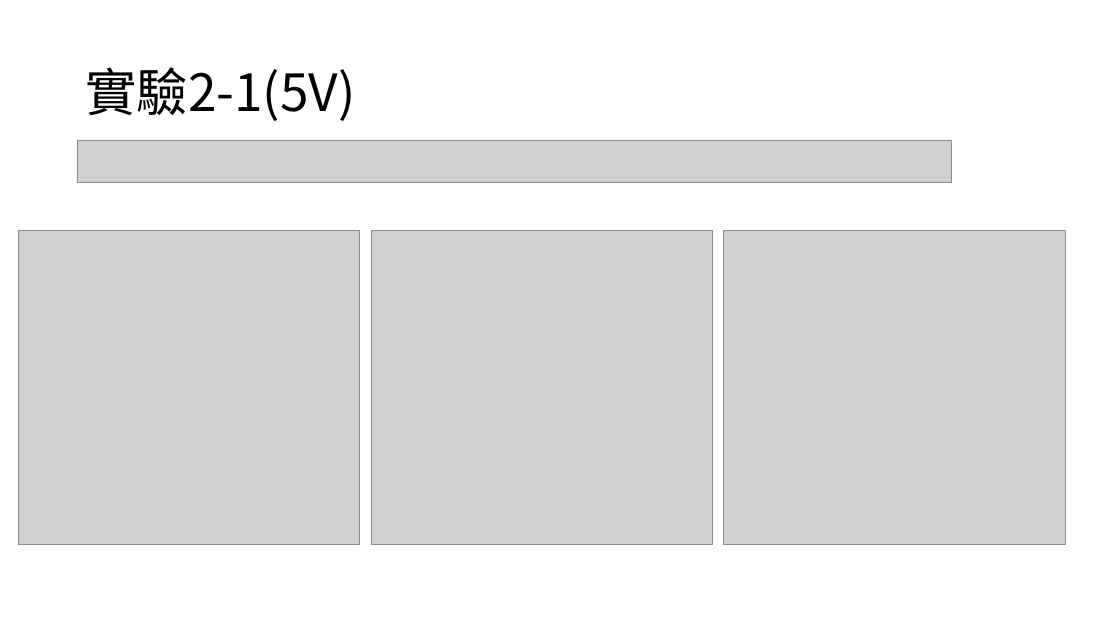
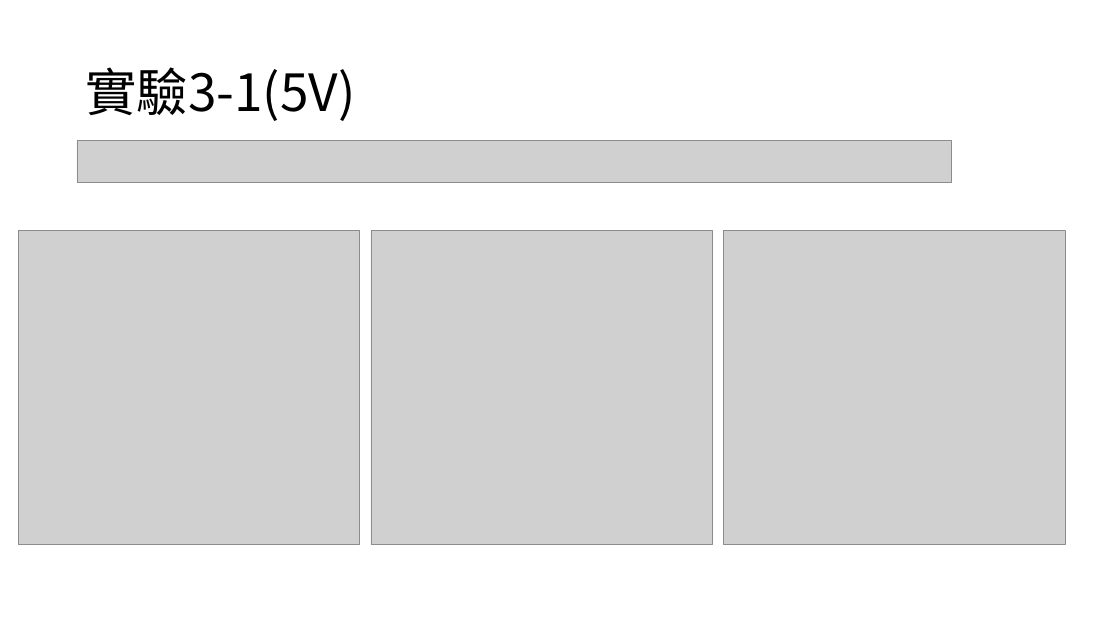
Before and after one commit to yeyi58095/control_lab, a slide deck: slide 6 of 實驗三/presentation/實驗三_第二組_葉彥辰_郭亮佑_蘇昱嘉.pptx (slide 4 before the commit). Drawn at 1120x630 pixels with LibreOffice and Linux fonts; fonts in the diff are those of the drawing; grey boxes stand for pictures. Boxes give left, top, right and bottom in pixels: in the first picture for what was removed or moved away, otherwise in the second. Text is boxed around its words. In the diff, an @@ line names an element or a change of style, - is before the commit and + after.

```diff
--- a/實驗三/presentation/實驗三_第二組_葉彥辰_郭亮佑_蘇昱嘉.pptx
+++ b/實驗三/presentation/實驗三_第二組_葉彥辰_郭亮佑_蘇昱嘉.pptx
@@ title at bbox=[85, 67, 355, 121]: text changed @@
-實驗2-1(5V)
+實驗3-1(5V)
```
Also in this commit, not shown: 12 other slides changed, 7 slides added.
